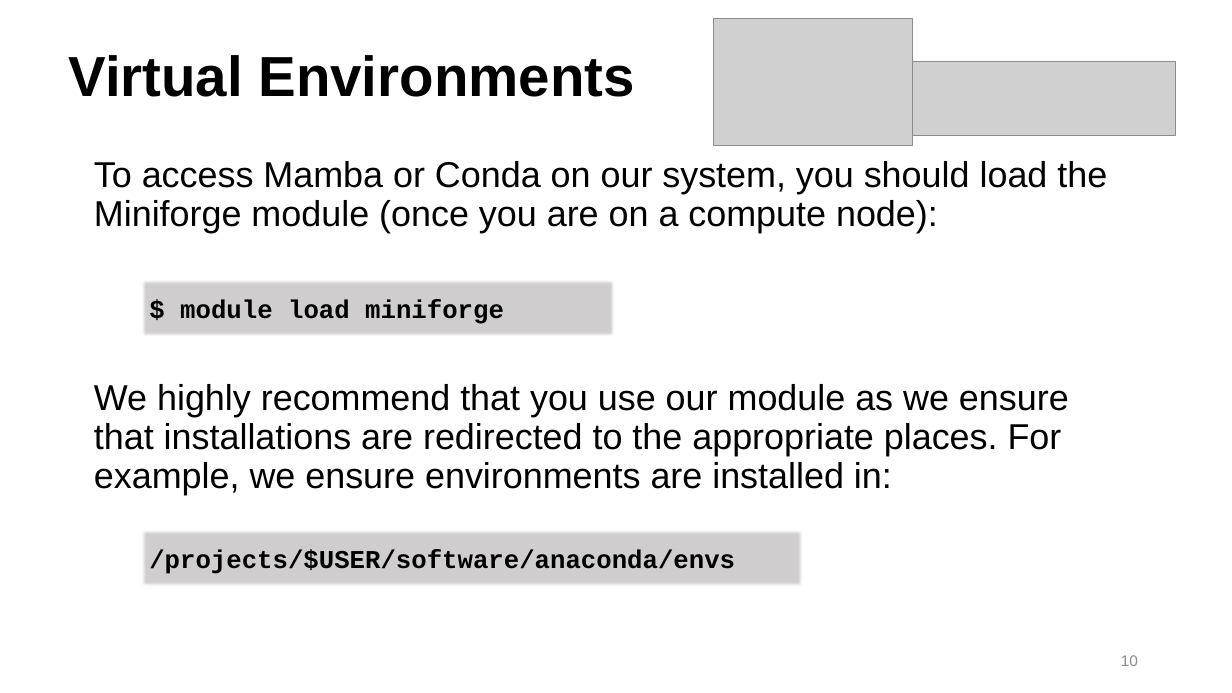
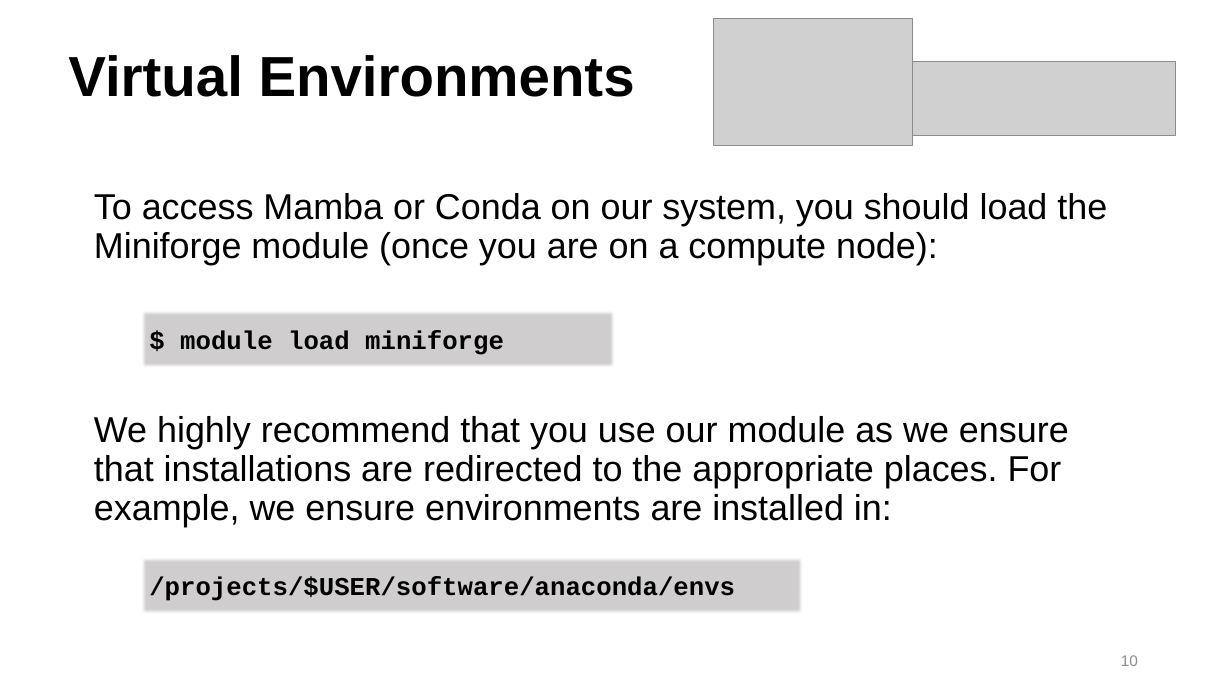
Before and after one commit to b-reyes/hpc_fundamentals_micro_credential, a slide deck: slide 10 of installing_software/installing_software.pptx. Drawn at 1232x693 pixels with LibreOffice and Linux fonts; fonts in the diff are those of the drawing; grey boxes stand for pictures; background and template pictures are left out. Boxes give left, top, right and bottom in pixels: in the first picture for what was removed or moved away, otherwise in the second. Text is boxed around its words. In the diff, an @@ line names an element or a change of style, - is before the commit and + after.

Commit message:
move main content down a little on slide 10, so it is not as crowded

```diff
--- a/installing_software/installing_software.pptx
+++ b/installing_software/installing_software.pptx
@@ text "To access Mamba or Conda ...": place and size @@
-text "To access Mamba or Conda ..." at (94, 161, 1107, 495)
+text "To access Mamba or Conda ..." at (94, 193, 1107, 527)
@@ rectangle "$ module load miniforge": place and size @@
-rectangle "$ module load miniforge" at (140, 278, 616, 337)
+rectangle "$ module load miniforge" at (140, 310, 616, 369)
@@ rectangle "/projects/$USER/software/anaconda/envs": place and size @@
-rectangle "/projects/$USER/software/anaconda/envs" at (140, 529, 804, 588)
+rectangle "/projects/$USER/software/anaconda/envs" at (140, 556, 804, 616)
```
Also in this commit, not shown: 1 other file.
